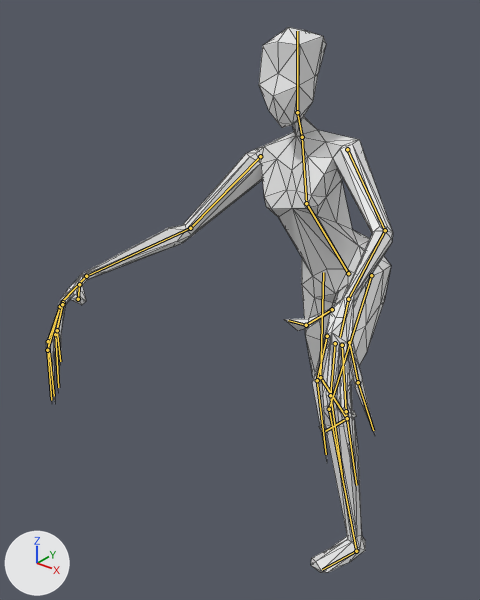
Renders of the Blender file models/source_files/mannequin.blend from each side of a commit.
Before and after are seen from a camera (50 mm lens) standing at (0.827, -1.739, 0.621) and looking at (-0.129, -0.545, -0.12). Arrows for +X, +Y and +Z are at lower left; the lights stay in place. Both versions are drawn at frame 1 of the action 'step'; the numbers are the values there. The bones that bend it are drawn over the model as lines. Mesh edges are drawn as thin lines.

Objects in the first picture: 'body'.
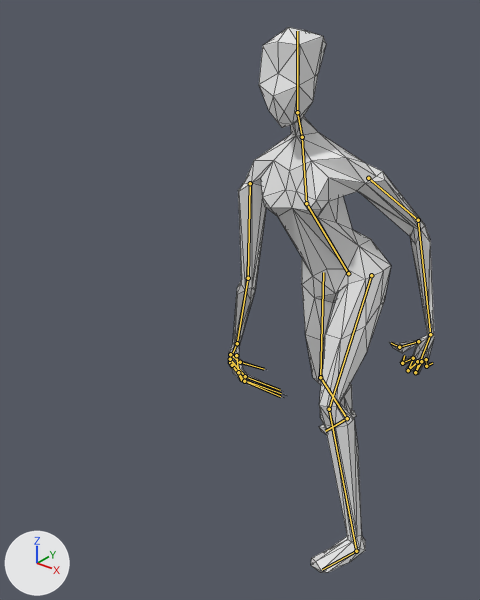
Where the change shows, as pixel boxes (x1, y1, x2, y2) in the pictures (480 x 600 px):
'body', posed (41% narrower)
    before: (46, 27, 393, 573)
    after: (228, 27, 434, 573)
bone 'Bicep.l', root to tip
    before: (347, 149) to (385, 230)
    after: (368, 178) to (418, 220)
bone 'Forearm.l', root to tip
    before: (385, 230) to (348, 299)
    after: (418, 220) to (430, 334)
bone 'Handl.l', root to tip
    before: (348, 299) to (340, 337)
    after: (430, 334) to (421, 359)
bone 'Middle Finger.l', root to tip
    before: (335, 343) to (330, 395)
    after: (417, 361) to (408, 370)
bone 'Middle Finger Tip.l', root to tip
    before: (330, 395) to (342, 474)
    after: (408, 370) to (412, 361)
bone 'Pointer Finger.l', root to tip
    before: (327, 336) to (317, 380)
    after: (413, 358) to (402, 363)
bone 'Pointer Finger Tip.l', root to tip
    before: (317, 380) to (326, 454)
    after: (402, 363) to (404, 355)
bone 'Ring Finger.l', root to tip
    before: (342, 345) to (346, 411)
    after: (421, 361) to (415, 372)
bone 'Ring Finger Tip.l', root to tip
    before: (346, 411) to (356, 485)
    after: (415, 372) to (418, 365)
bone 'Pinky Finger.l', root to tip
    before: (349, 342) to (358, 382)
    after: (426, 359) to (426, 366)
bone 'Pinky Finger Tip.l', root to tip
    before: (358, 382) to (373, 430)
    after: (426, 366) to (432, 363)
bone 'Thumb.l', root to tip
    before: (332, 309) to (306, 325)
    after: (418, 341) to (399, 347)
bone 'Thumb Tip.l', root to tip
    before: (306, 325) to (288, 320)
    after: (399, 347) to (391, 343)
bone 'Bicep.r', root to tip
    before: (260, 156) to (190, 228)
    after: (250, 183) to (248, 278)
bone 'Forearm.r', root to tip
    before: (190, 228) to (86, 276)
    after: (248, 278) to (237, 343)
bone 'Handl.r', root to tip
    before: (86, 276) to (62, 301)
    after: (237, 343) to (230, 359)
bone 'Middle Finger.r', root to tip
    before: (60, 306) to (48, 341)
    after: (230, 362) to (242, 379)
bone 'Middle Finger Tip.r', root to tip
    before: (48, 341) to (54, 396)
    after: (242, 379) to (281, 393)
bone 'Pointer Finger.r', root to tip
    before: (63, 302) to (55, 334)
    after: (232, 365) to (244, 381)
bone 'Pointer Finger Tip.r', root to tip
    before: (55, 334) to (58, 387)
    after: (244, 381) to (280, 396)
bone 'Ring Finger.r', root to tip
    before: (60, 306) to (47, 350)
    after: (230, 359) to (245, 376)
bone 'Ring Finger Tip.r', root to tip
    before: (47, 350) to (51, 400)
    after: (245, 376) to (280, 390)
bone 'Pinky Finger.r', root to tip
    before: (62, 304) to (57, 330)
    after: (230, 354) to (240, 362)
bone 'Pinky Finger Tip.r', root to tip
    before: (57, 330) to (60, 361)
    after: (240, 362) to (264, 369)
bone 'Thumb.r', root to tip
    before: (79, 284) to (78, 299)
    after: (236, 355) to (238, 372)
bone 'Thumb Tip.r', root to tip
    before: (78, 299) to (77, 297)
    after: (238, 372) to (240, 378)

What the commit changed:
Bone 'Bicep.l' (bone_bicep_l) moves from (-0.003, 0.01, -0.013) to (0.064, 0.045, -0.057).
Bone 'Bicep.l' (bone_bicep_l) turns from (27, 23, -35) to (-71, -22, -32) degrees about its own x, y and z.
Bone 'Forearm.l' (bone_forearm_l) turns from (37, -15, 12) to (39, 20, -41) degrees about its own x, y and z.
Bone 'Handl.l' (bone_handl_l) turns from (12, 1, 20) to (70, 63, 88) degrees about its own x, y and z.
Bone 'Middle Finger.l' (bone_middle_finger_l) turns from (-23, 1, -1) to (-33, 11, -17) degrees about its own x, y and z.
Bone 'Middle Finger Tip.l' (bone_middle_finger_tip_l) turns from (-3, 2, -23) to (3, 19, -32) degrees about its own x, y and z.
Bone 'Pointer Finger.l' (bone_pointer_finger_l) turns from (-21, 0, 11) to (-35, 12, 2) degrees about its own x, y and z.
Bone 'Pointer Finger Tip.l' (bone_pointer_finger_tip_l) turns from (-13, 0, -19) to (-12, 14, -34) degrees about its own x, y and z.
Bone 'Ring Finger.l' (bone_ring_finger_l) turns from (19, 6, -11) to (31, 21, -1) degrees about its own x, y and z.
Bone 'Ring Finger Tip.l' (bone_ring_finger_tip_l) turns from (0, 3, -23) to (7, 20, -29) degrees about its own x, y and z.
Bone 'Pinky Finger.l' (bone_pinky_finger_l) turns from (22, 7, 0) to (30, 22, 12) degrees about its own x, y and z.
Bone 'Pinky Finger Tip.l' (bone_pinky_finger_tip_l) turns from (23, 5, 1) to (31, 19, 16) degrees about its own x, y and z.
Bone 'Thumb.l' (bone_thumb_l) turns from (3, -17, 15) to (0, 0, 0) degrees about its own x, y and z.
Bone 'Thumb Tip.l' (bone_thumb_tip_l) turns from (14, -19, -7) to (0, 0, 0) degrees about its own x, y and z.
Bone 'Bicep.r' (bone_bicep_r) moves from (-0.004, 0.012, 0.019) to (-0.069, 0.041, 0.032).
Bone 'Bicep.r' (bone_bicep_r) turns from (27, -23, 35) to (-6, -15, 80) degrees about its own x, y and z.
Bone 'Forearm.r' (bone_forearm_r) turns from (37, 15, -12) to (-25, -4, -13) degrees about its own x, y and z.
Bone 'Handl.r' (bone_handl_r) turns from (12, -1, -20) to (-5, -29, 11) degrees about its own x, y and z.
Bone 'Middle Finger.r' (bone_middle_finger_r) turns from (-23, -1, 1) to (-23, 5, 29) degrees about its own x, y and z.
Bone 'Middle Finger Tip.r' (bone_middle_finger_tip_r) turns from (-3, -2, 23) to (25, -10, 25) degrees about its own x, y and z.
Bone 'Pointer Finger.r' (bone_pointer_finger_r) turns from (-21, 0, -11) to (-35, 6, 13) degrees about its own x, y and z.
Bone 'Pointer Finger Tip.r' (bone_pointer_finger_tip_r) turns from (-13, 0, 19) to (9, -6, 36) degrees about its own x, y and z.
Bone 'Ring Finger.r' (bone_ring_finger_r) turns from (19, -6, 11) to (36, -3, -13) degrees about its own x, y and z.
Bone 'Ring Finger Tip.r' (bone_ring_finger_tip_r) turns from (0, -3, 23) to (28, -9, 21) degrees about its own x, y and z.
Bone 'Pinky Finger.r' (bone_pinky_finger_r) turns from (22, -7, 0) to (26, -8, -29) degrees about its own x, y and z.
Bone 'Pinky Finger Tip.r' (bone_pinky_finger_tip_r) turns from (23, -5, -1) to (24, -3, -30) degrees about its own x, y and z.
Bone 'Thumb.r' (bone_thumb_r) turns from (3, 17, -15) to (0, 0, 0) degrees about its own x, y and z.
Bone 'Thumb Tip.r' (bone_thumb_tip_r) turns from (14, 19, 7) to (0, 0, 0) degrees about its own x, y and z.
